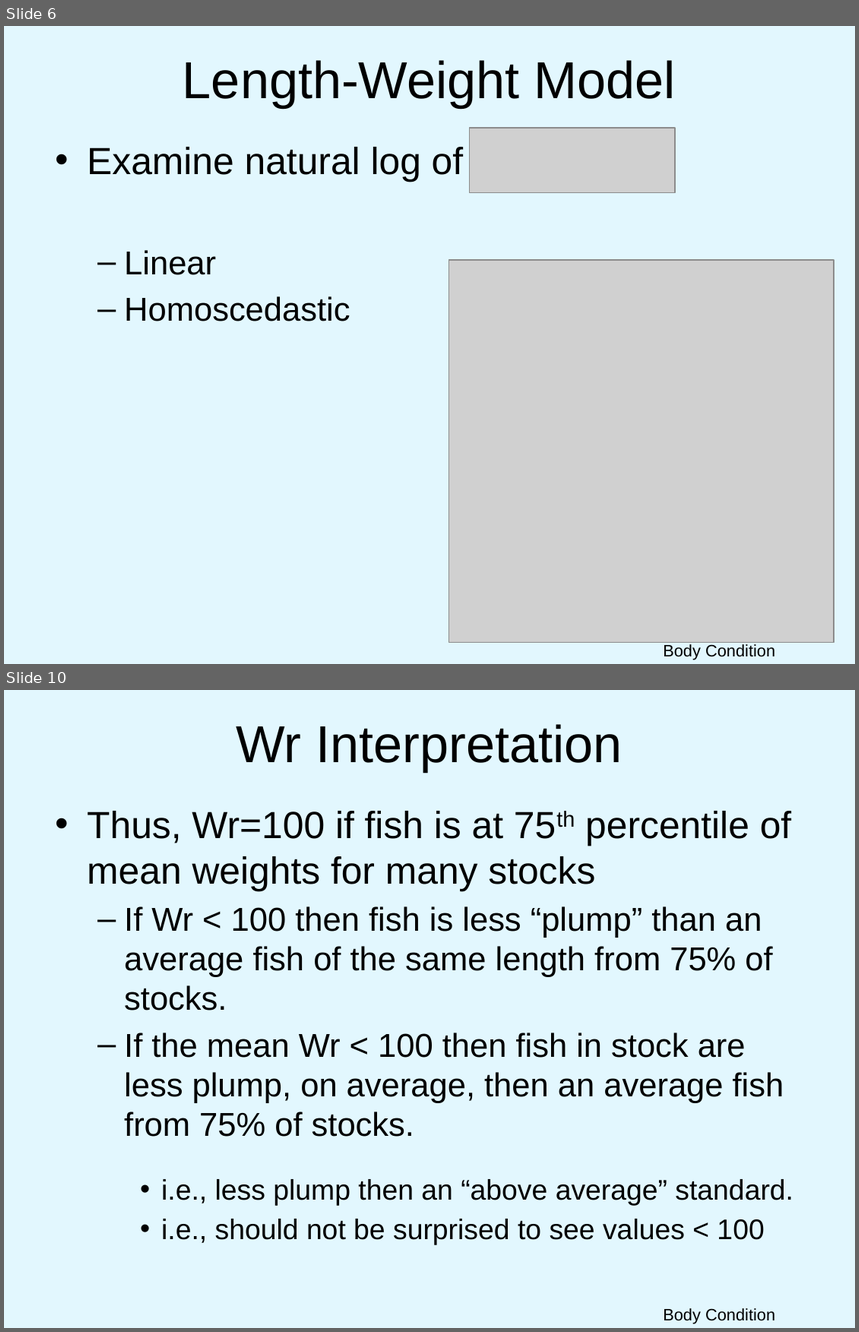
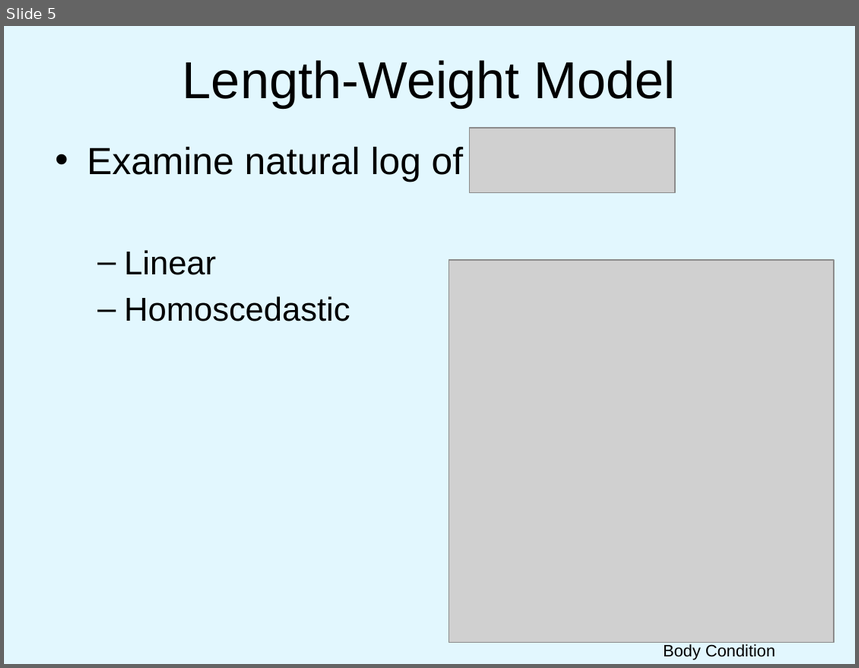
Before and after one commit to droglenc/NCNRS349, a slide deck: modules/Weight-Length/PPT.pptx. Shown one above the other, each under a label of ours: slides 6 and 10 before the commit, slide 5 after it; the slides between them are not shown. The pictures are 859x1332 and 859x668 pixels, drawn with LibreOffice and Linux fonts; fonts in the diff are those of the drawing; grey boxes stand for pictures; background and template pictures are left out. Boxes give left, top, right and bottom in pixels: in the first picture for what was removed or moved away, otherwise in the second. Text is boxed around its words. In the diff, an @@ line names an element or a change of style, - is before the commit and + after.

Commit message:
Fixed W-L and Condition PPTs

```diff
--- a/modules/Weight-Length/PPT.pptx
+++ b/modules/Weight-Length/PPT.pptx
@@ slide 10 removed at (x1=4, y1=690, x2=855, y2=1328), background picture (left out) @@
@@ title removed at (x1=236, y1=724, x2=623, y2=772) @@
-Wr Interpretation
@@ text removed at (x1=87, y1=811, x2=794, y2=1246) @@
-• Thus, Wr=100 if fish is at 75th percentile of mean weights for many stocks
-  – If Wr < 100 then fish is less “plump” than an average fish of the same length from 75% of stocks.
-  – If the mean Wr < 100 then fish in stock are less plump, on average, then an average fish from 75% of stocks.
-    • i.e., less plump then an “above average” standard.
-    • i.e., should not be surprised to see values < 100
@@ text removed at (x1=663, y1=1309, x2=775, y2=1324) @@
-Body Condition
@@ what was slide 6 is now slide 5 @@
```
Also in this commit, not shown: 1 slide changed, 8 other slides removed, 1 other file.
